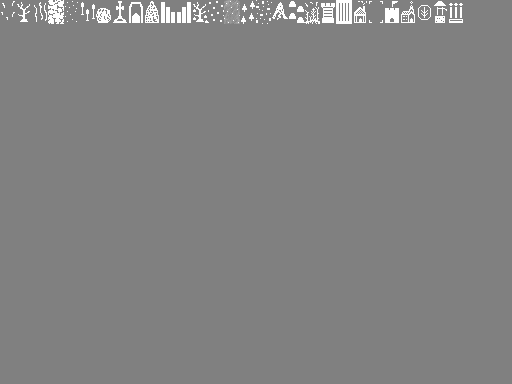
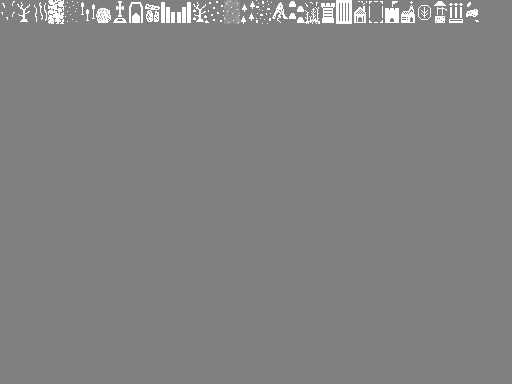
Before/after of a 512x384 layered artwork. What changed in the layer stack:
painted on "Background" over [96, 1, 479, 23]
